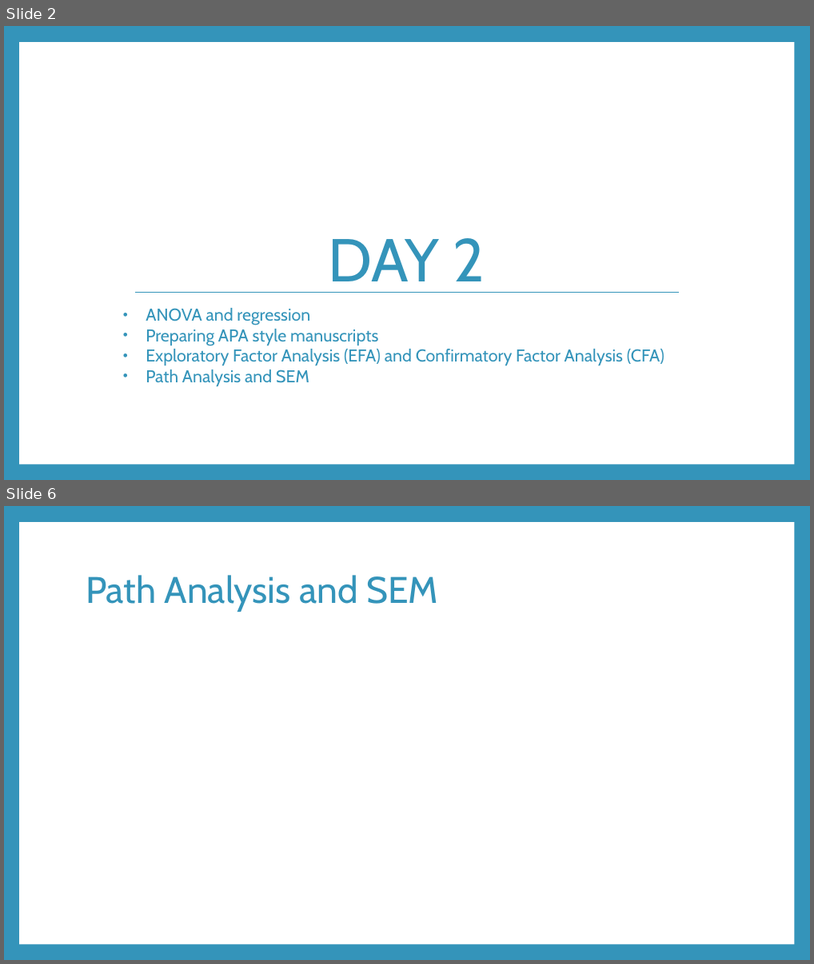
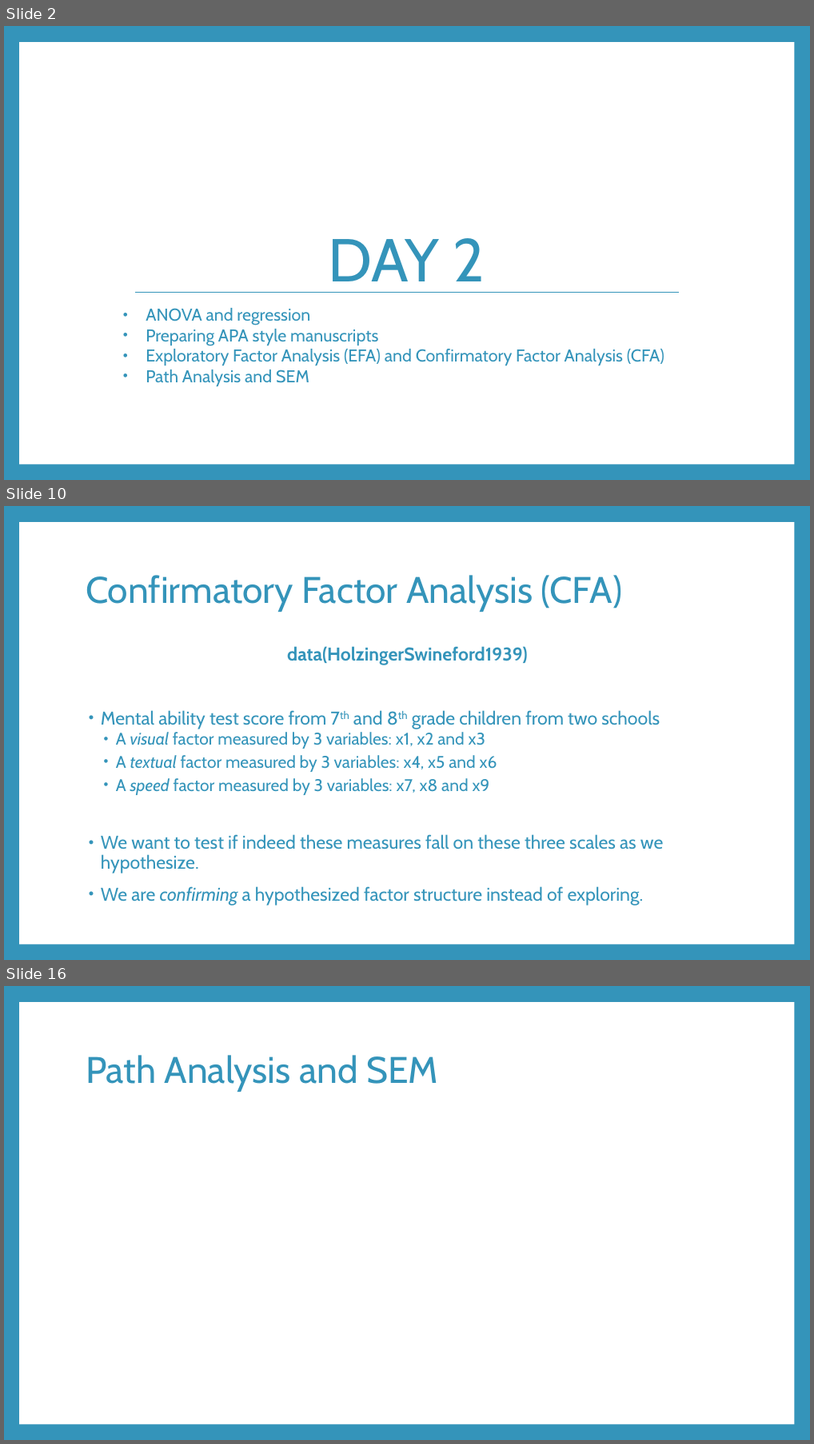
Before and after one commit to RandiLGarcia/smith-r-workshop, a slide deck: docs/Day 2 Slides.pptx. Shown one above the other, each under a label of ours: slides 2 and 6 before the commit, slides 2, 10 and 16 after it; the slides between them are not shown. The pictures are 814x964 and 814x1444 pixels, drawn with LibreOffice and Linux fonts; fonts in the diff are those of the drawing. Boxes give left, top, right and bottom in pixels: in the first picture for what was removed or moved away, otherwise in the second. Text is boxed around its words. In the diff, an @@ line names an element or a change of style, - is before the commit and + after.

```diff
--- a/docs/Day 2 Slides.pptx
+++ b/docs/Day 2 Slides.pptx
@@ slide 10 added at [4, 506, 810, 960], background #3494BA; not listed: 1 template element that a slide beside it also shows @@
@@ title added at [86, 575, 623, 612], 44 pt, text #3494BA @@
+Confirmatory Factor Analysis (CFA)
@@ text added at [101, 646, 663, 905], 22 pt, text #3494BA @@
+data(HolzingerSwineford1939)
+• Mental ability test score from 7th and 8th grade children from two schools
+  • A visual factor measured by 3 variables: x1, x2 and x3
+  • A textual factor measured by 3 variables: x4, x5 and x6
+  • A speed factor measured by 3 variables: x7, x8 and x9
+• We want to test if indeed these measures fall on these three scales as we hypothesize.
+• We are confirming a hypothesized factor structure instead of exploring.
@@ what was slide 6 is now slide 16 @@
```
Also in this commit, not shown: 3 slides changed, 10 other slides added, 9 other files.
